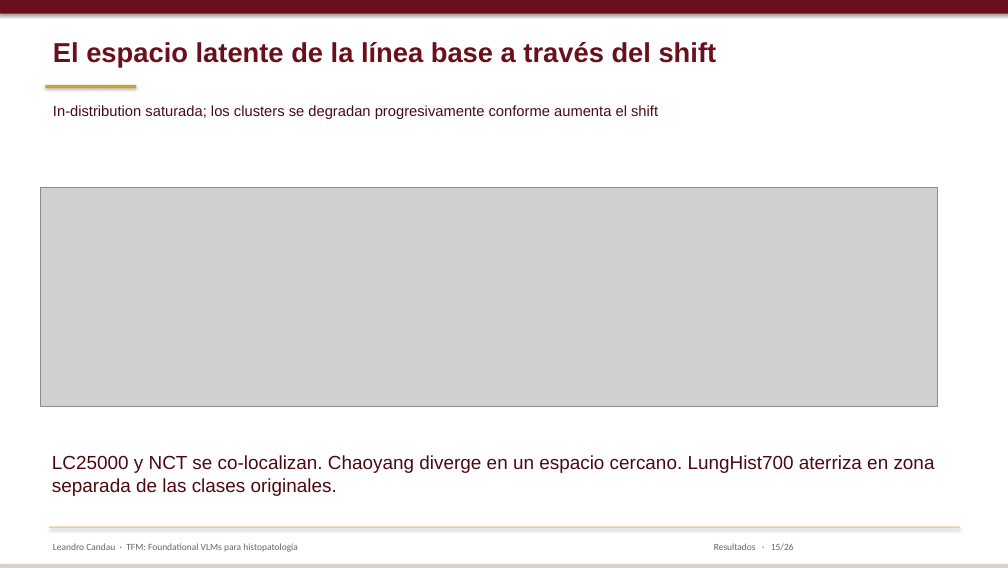
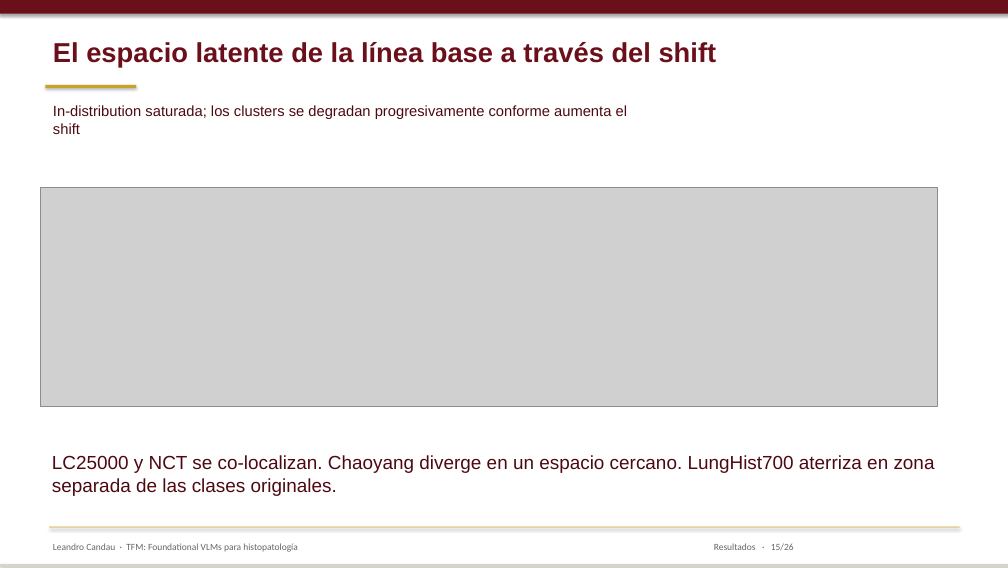
Before and after one commit to lcandau/histopathology-clip-lab, a slide deck: slide 15 of report/TFM_defense.pptx. Drawn at 1008x568 pixels with LibreOffice and Linux fonts; fonts in the diff are those of the drawing; grey boxes stand for pictures. Boxes give left, top, right and bottom in pixels: in the first picture for what was removed or moved away, otherwise in the second. Text is boxed around its words. In the diff, an @@ line names an element or a change of style, - is before the commit and + after.

```diff
--- a/report/TFM_defense.pptx
+++ b/report/TFM_defense.pptx
@@ text "In-distribution saturada; los clusters se ..." rewrapped from (x1=53, y1=105, x2=658, y2=119) to (x1=53, y1=105, x2=627, y2=134) @@
```
Also in this commit, not shown: 28 other slides changed.
